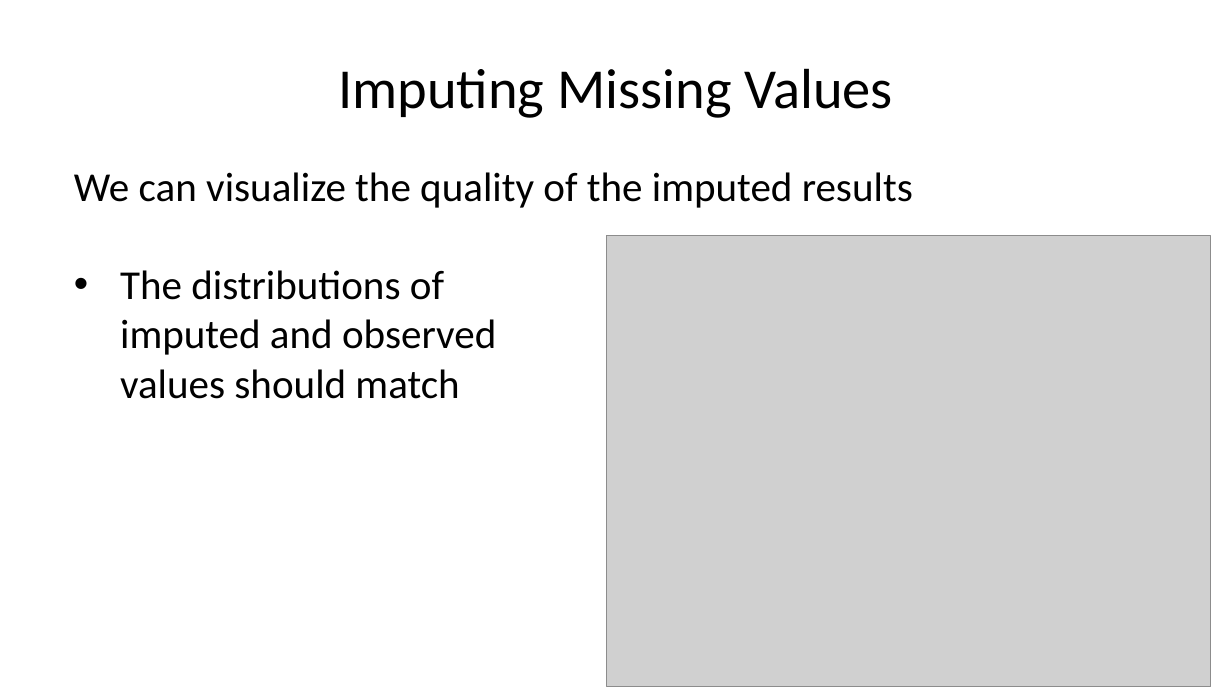
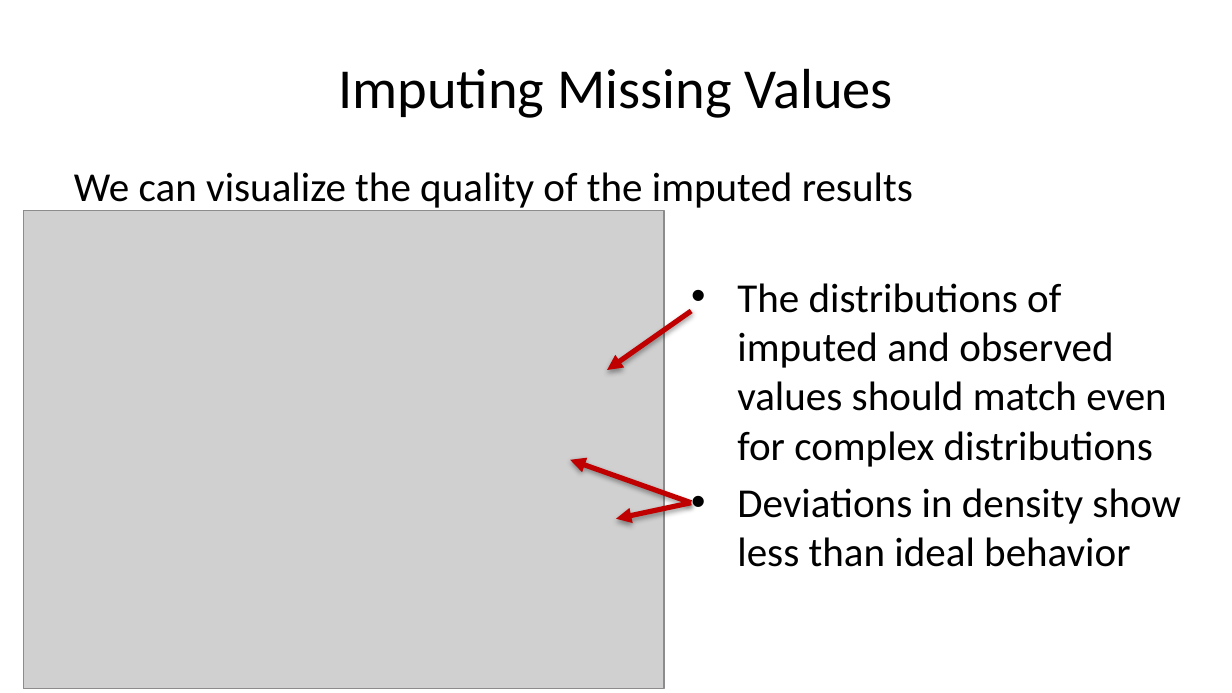
Before and after one commit to StephenElston/CSCI-E-83, a slide deck: slide 73 of LectureSlides/11_ModelsForMessyData.pptx (slide 71 before the commit). Drawn at 1232x693 pixels with LibreOffice and Linux fonts; fonts in the diff are those of the drawing; grey boxes stand for pictures. Boxes give left, top, right and bottom in pixels: in the first picture for what was removed or moved away, otherwise in the second. Text is boxed around its words. In the diff, an @@ line names an element or a change of style, - is before the commit and + after.

```diff
--- a/LectureSlides/11_ModelsForMessyData.pptx
+++ b/LectureSlides/11_ModelsForMessyData.pptx
@@ picture: place and size @@
-picture at [607,235,1211,686]
+picture at [23,211,664,689]
@@ text at [737,283,1180,567]: text changed @@
-• The distributions of imputed and observed values should match
+• The distributions of imputed and observed values should match even for complex distributions
+• Deviations in density show less than ideal behavior
@@ arrow added from (691, 310) to (607, 370), #C00000 3 pt @@
@@ arrow added from (691, 503) to (570, 460), #C00000 3 pt @@
@@ arrow added from (691, 503) to (616, 519), #C00000 3 pt @@
```
Also in this commit, not shown: 5 other slides changed, 4 slides added.
